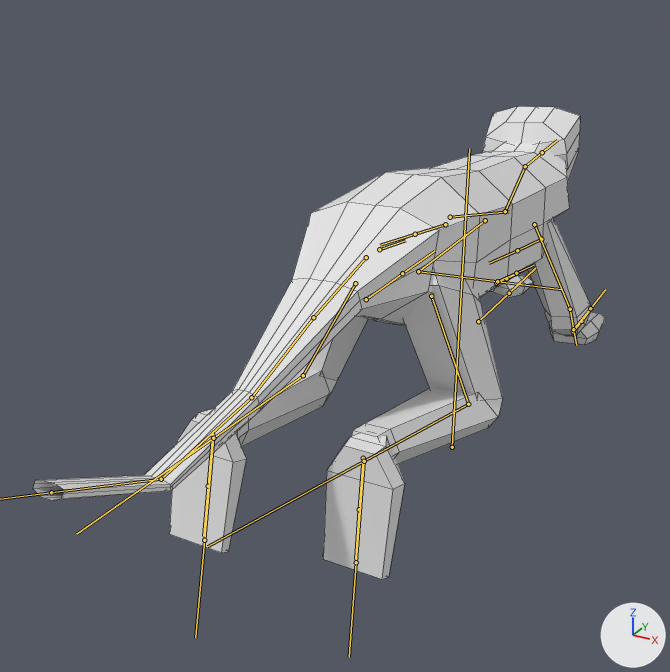
An edit to the FBX model Assets/Art/AnimationClips/monke2.fbx, drawn before and after from the same camera.
Both versions are drawn from a camera (50 mm lens) standing at (1.65, -4.15, 1.38) and looking at (-0.35, -0.53, -0.43). Lighting does not change. The marker at lower right points along +X, +Y and +Z. Both versions are drawn at frame 17 of the action 'MonkeArmature|Run1'; the numbers are the values there. The bones that bend it are drawn over the model as lines. Mesh edges are drawn as thin lines.

Names of what the first picture shows: 'Monke'.
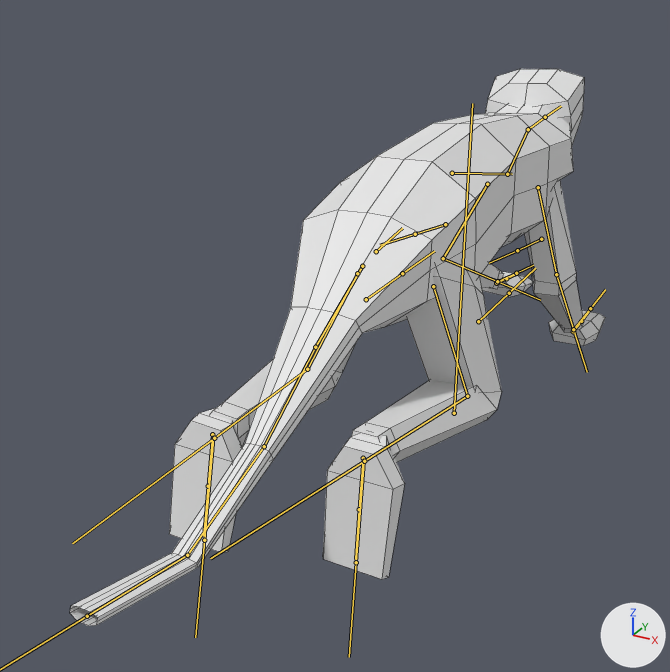
Patch to the scene script:
```diff
--- a/Assets/Art/AnimationClips/monke2.fbx.py
+++ b/Assets/Art/AnimationClips/monke2.fbx.py
@@ bone_main @@
 bone_main = bpy.data.objects['MonkeArmature'].pose.bones['Main']
-bone_main.location = (0.0, -0.231, 0.0)
+bone_main.location = (0.0, -0.01, 0.0)
@@ bone_lowerspine @@
 bone_lowerspine = bpy.data.objects['MonkeArmature'].pose.bones['LowerSpine']  # child of 'Main'
-bone_lowerspine.location = (0.0, 0.0, 0.0)
-bone_lowerspine.rotation_quaternion = (0.989, -0.144, -0.017, -0.015)  # degrees (-17, -2, -1)
+bone_lowerspine.location = (0.0, -0.071, -0.209)
+bone_lowerspine.rotation_quaternion = (1.0, -0.017, -0.015, -0.017)  # degrees (-2, -2, -2)
@@ bone_rearthigh_r @@
 bone_rearthigh_r = bpy.data.objects['MonkeArmature'].pose.bones['RearThigh_R']  # child of 'LowerSpine'
-bone_rearthigh_r.rotation_quaternion = (0.997, -0.016, -0.031, -0.062)  # degrees (-2, -4, -7)
+bone_rearthigh_r.rotation_quaternion = (0.987, -0.145, -0.052, -0.053)  # degrees (-16, -7, -5)
@@ bone_rearshin_r @@
 bone_rearshin_r = bpy.data.objects['MonkeArmature'].pose.bones['RearShin_R']  # child of 'RearThigh_R'
-bone_rearshin_r.rotation_quaternion = (0.869, -0.491, -0.021, 0.066)  # degrees (-59, 2, 8)
+bone_rearshin_r.rotation_quaternion = (0.882, -0.468, -0.021, 0.046)  # degrees (-56, 0, 6)
@@ bone_rearthigh_l @@
 bone_rearthigh_l = bpy.data.objects['MonkeArmature'].pose.bones['RearThigh_L']  # child of 'LowerSpine'
-bone_rearthigh_l.rotation_quaternion = (0.979, -0.155, -0.017, 0.134)  # degrees (-18, 0, 15)
+bone_rearthigh_l.rotation_quaternion = (0.952, -0.284, 0.012, 0.117)  # degrees (-33, 5, 13)
@@ bone_rearshin_l @@
 bone_rearshin_l = bpy.data.objects['MonkeArmature'].pose.bones['RearShin_L']  # child of 'RearThigh_L'
-bone_rearshin_l.rotation_quaternion = (0.926, -0.374, 0.031, -0.028)  # degrees (-44, 2, -4)
+bone_rearshin_l.rotation_quaternion = (0.939, -0.344, 0.029, -0.012)  # degrees (-40, 3, -2)
@@ bone_frontthigh_r @@
 bone_frontthigh_r = bpy.data.objects['MonkeArmature'].pose.bones['FrontThigh_R']  # child of 'UpperSpine'
-bone_frontthigh_r.rotation_quaternion = (0.982, 0.138, -0.03, -0.129)  # degrees (16, -1, -15)
+bone_frontthigh_r.rotation_quaternion = (0.966, 0.258, 0.024, 0.001)  # degrees (30, 3, 1)
@@ bone_frontshin_r @@
 bone_frontshin_r = bpy.data.objects['MonkeArmature'].pose.bones['FrontShin_R']  # child of 'FrontThigh_R'
-bone_frontshin_r.rotation_quaternion = (0.935, 0.347, 0.032, 0.06)  # degrees (41, 1, 8)
+bone_frontshin_r.rotation_quaternion = (0.995, 0.098, 0.013, -0.008)  # degrees (11, 2, -1)
@@ bone_frontthigh_l @@
 bone_frontthigh_l = bpy.data.objects['MonkeArmature'].pose.bones['FrontThigh_L']  # child of 'UpperSpine'
-bone_frontthigh_l.rotation_quaternion = (0.946, 0.067, 0.071, 0.308)  # degrees (10, 5, 37)
+bone_frontthigh_l.rotation_quaternion = (0.979, 0.156, -0.019, 0.13)  # degrees (18, -4, 14)
@@ bone_frontshin_l @@
 bone_frontshin_l = bpy.data.objects['MonkeArmature'].pose.bones['FrontShin_L']  # child of 'FrontThigh_L'
-bone_frontshin_l.rotation_quaternion = (0.855, 0.512, -0.068, -0.042)  # degrees (62, -4, -8)
+bone_frontshin_l.rotation_quaternion = (0.94, 0.339, -0.014, -0.045)  # degrees (40, 0, -5)
```

Boxes (x1, y1, x2, y2) around the edits, measured in the pictures (670 x 672 px):
'Monke', posed (6% narrower, 18% taller): before (33, 106, 606, 579); after (70, 69, 606, 626)
bone 'Main', root to tip: before (452, 447) to (469, 148); after (454, 413) to (472, 103)
bone 'LowerSpine', root to tip: before (379, 249) to (405, 240); after (376, 251) to (402, 228)
bone 'RearThigh_R', root to tip: before (431, 296) to (468, 404); after (433, 286) to (467, 396)
bone 'RearShin_R', root to tip: before (468, 404) to (364, 461); after (467, 396) to (364, 461)
bone 'RearThigh_L', root to tip: before (355, 283) to (303, 375); after (357, 273) to (307, 369)
bone 'RearShin_L', root to tip: before (303, 375) to (213, 438); after (307, 369) to (214, 438)
bone 'FrontThigh_R', root to tip: before (534, 224) to (570, 309); after (538, 187) to (556, 274)
bone 'FrontShin_R', root to tip: before (570, 309) to (573, 329); after (556, 274) to (573, 329)
bone 'FrontThigh_L', root to tip: before (485, 220) to (418, 271); after (487, 184) to (443, 258)
bone 'FrontShin_L', root to tip: before (418, 271) to (497, 281); after (443, 258) to (497, 281)
